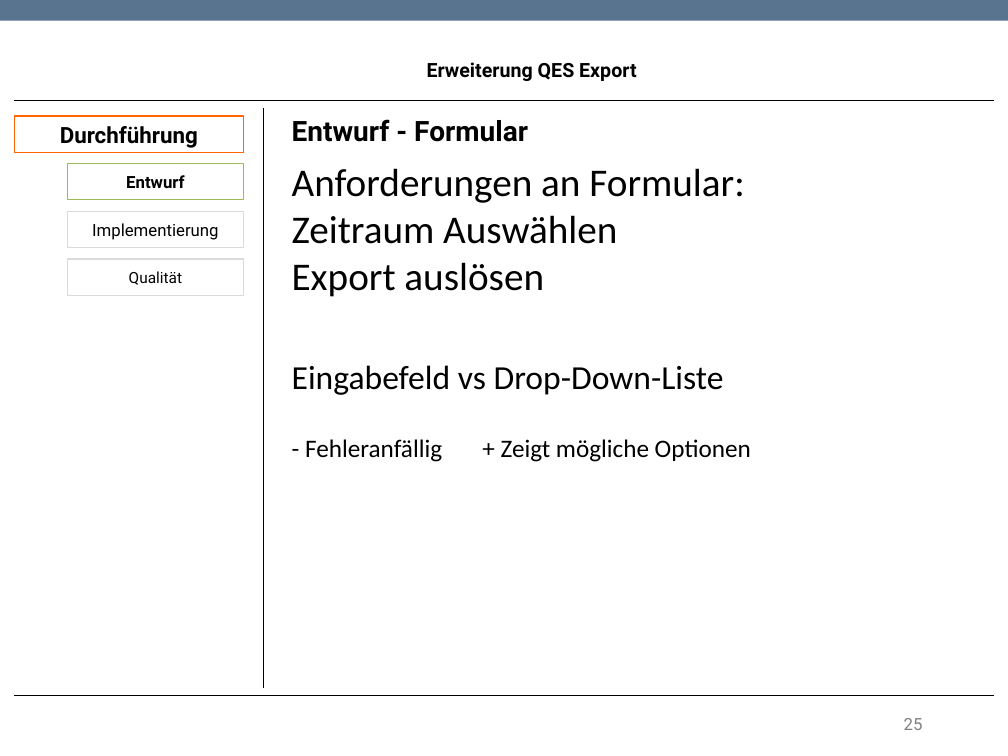
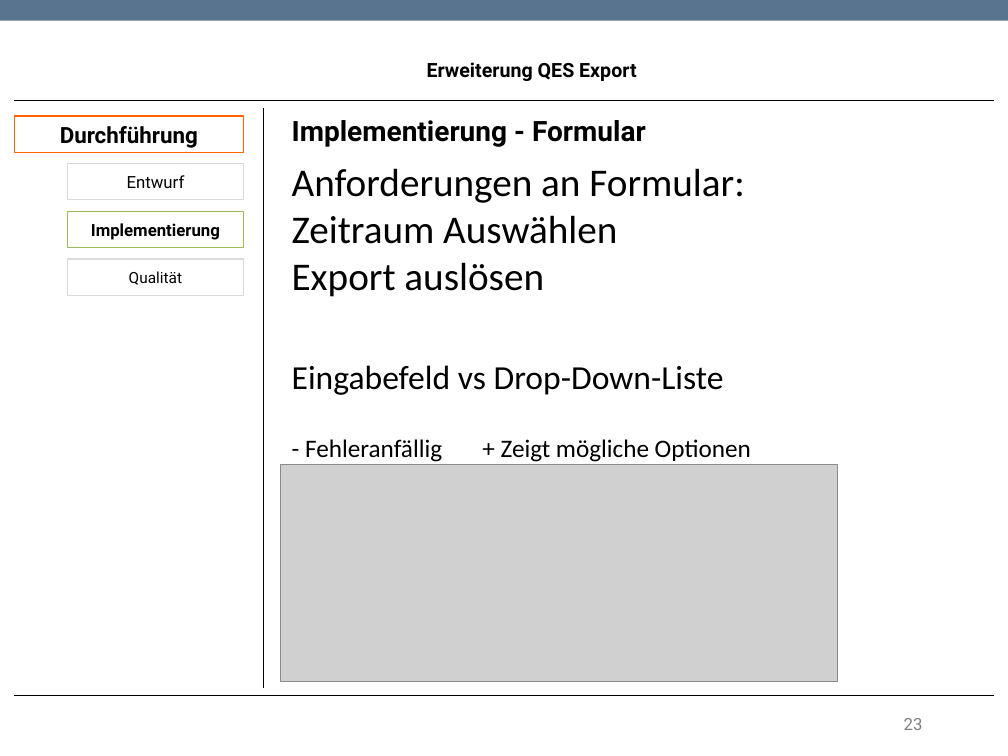
Before and after one commit to TwoHorus/dbExelExportLaravel, a slide deck: slide 23 of DOC/Fachgespraech.pptx (slide 25 before the commit). Drawn at 1008x756 pixels with LibreOffice and Linux fonts; fonts in the diff are those of the drawing; grey boxes stand for pictures; background and template pictures are left out. Boxes give left, top, right and bottom in pixels: in the first picture for what was removed or moved away, otherwise in the second. Text is boxed around its words. In the diff, an @@ line names an element or a change of style, - is before the commit and + after.

```diff
--- a/DOC/Fachgespraech.pptx
+++ b/DOC/Fachgespraech.pptx
@@ text at (292, 120, 646, 147): text changed @@
-Entwurf - Formular
+Implementierung - Formular
@@ rectangle "Entwurf" at (68, 163, 244, 200): bold off; outline #9BBB59 0.85 pt to #DADADA 0.85 pt @@
@@ rectangle "Implementierung" at (68, 212, 244, 248): bold on; outline #DADADA 0.85 pt to #9BBB59 0.85 pt @@
@@ picture added at (280, 464, 838, 680) @@
@@ page number at (904, 718, 923, 730): text changed @@
-25
+23
```
Also in this commit, not shown: 5 other slides changed, 2 slides removed, 1 other file.
